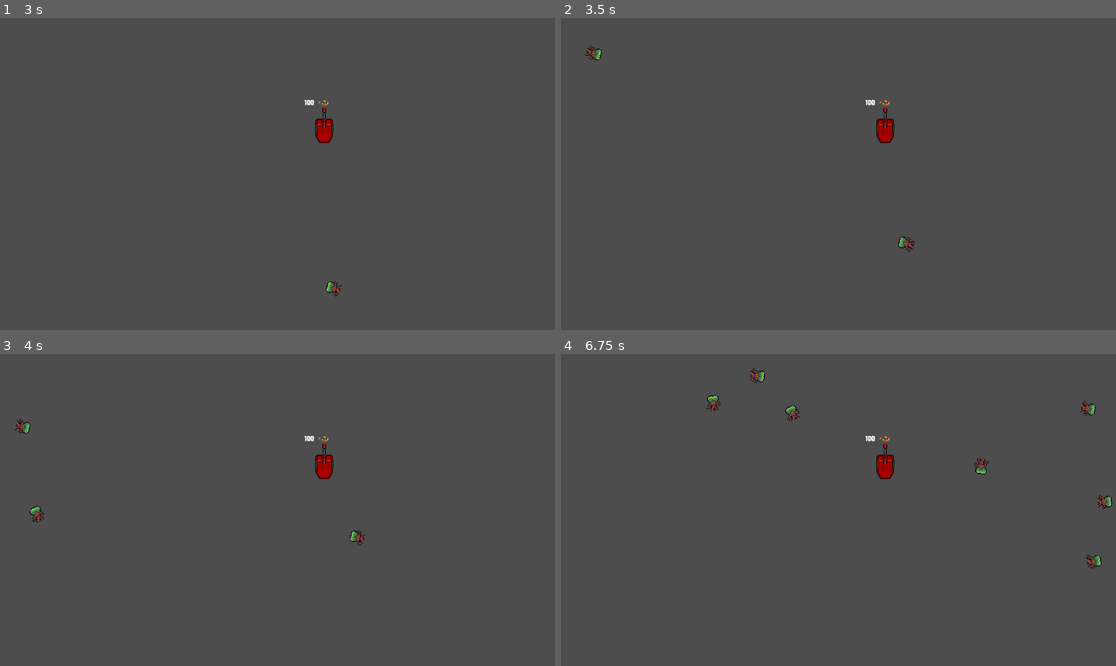
Above: before the commit, frames 1-4 (two rows, left to right).
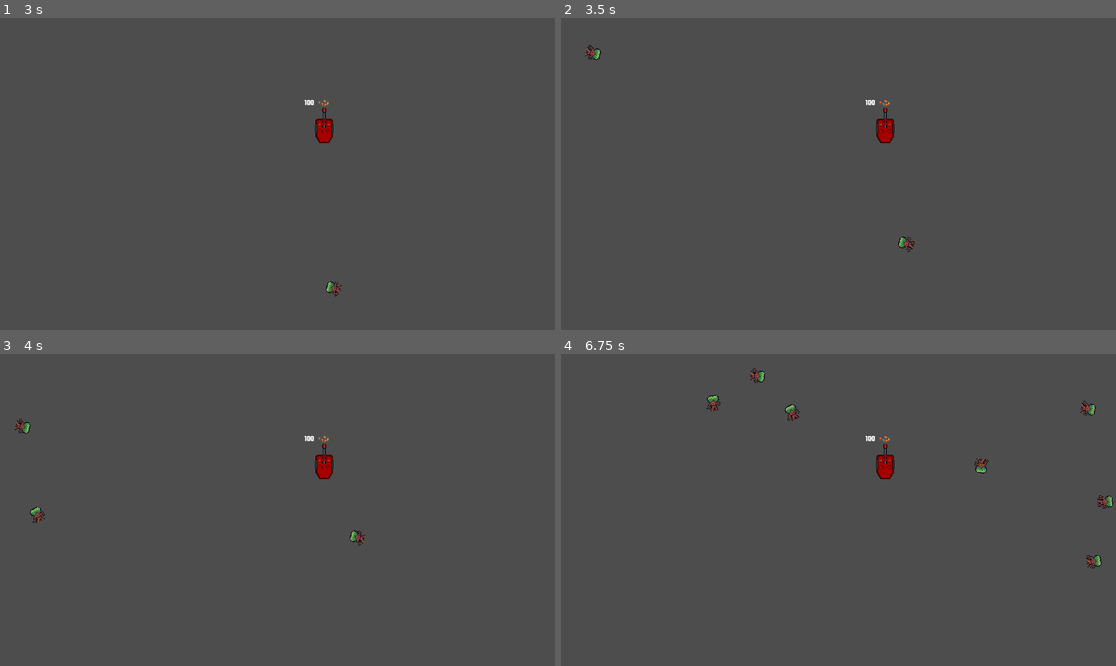
Above: after the commit, the same moments.

Repository: lewis785/ludum-dare-53
Game: Godot game, scene res://scenes/davids_scene.tscn
The game is run twice, just before and just after one commit, with the same random seed, the same clock (stepped at 60 frames per second) and the same inputs. This scene is started directly instead of the project's main scene.
Inputs:
- Up to frame 1 (3 s): tap Enter at 0.5, 2 s; hold Right (ui_right) 0.53-1.28 s; tap Space at 1.25, 2.75 s; hold Left (ui_left) 1.28-2.03 s; hold Right (ui_right) from 2.03 s (still down)
- Up to frame 2 (3.5 s): keep holding Right (ui_right)
- Up to frame 3 (4 s): release Right (ui_right) at 3.53 s; hold Left (ui_left) from 3.53 s (still down)
- Up to frame 4 (6.75 s): release Left (ui_left) at 5.78 s; hold Right (ui_right) from 5.78 s (still down)

Frame 1 is identical in both runs. In frame 2, less than 0.1% of the frame differs, in the area x 4-8%, y 8-14%; in frame 3, less than 0.1%; in frame 4, 0.2%, in the area x 34-100%, y 4-50%.

Commit message:
add damage and health increasing over time

Diff:
--- a/scenes/enemy/enemy.gd
+++ b/scenes/enemy/enemy.gd
@@ -1,5 +1,6 @@
 extends RigidBody2D
 
+@export var level : int = 1
 @export var health : int
 @export var damage : int
 
@@ -8,9 +9,23 @@
 	var mob_types : PackedStringArray = $AnimatedSprite2D.sprite_frames.get_animation_names()
 	$AnimatedSprite2D.play(mob_types[randi() % mob_types.size()])
 
+	health = level
+	damage = level
+
+
+func set_level(level) -> void:
+	self.level = level
+	self.health = level
+	self.damage = level
+
+	print(self.level)
 
 # Called every frame. 'delta' is the elapsed time since the previous frame.
 func _process(_delta):
+	if health <= 0:
+		queue_free()
+		return
+
 	var targets : Array[Marker2D] = find_targets()
 	if len(targets) == 0 :
 		return
--- a/scenes/enemy/enemy.tscn
+++ b/scenes/enemy/enemy.tscn
@@ -120,7 +120,7 @@
 scale = Vector2(2, 2)
 sprite_frames = SubResource("SpriteFrames_jw21e")
 animation = &"walk"
-frame_progress = 0.981613
+frame_progress = 0.289138
 
 [node name="CollisionShape2D" type="CollisionShape2D" parent="."]
 light_mask = 0
--- a/scenes/enemy/spawn.gd
+++ b/scenes/enemy/spawn.gd
@@ -1,6 +1,7 @@
 extends Node2D
 
-@export var enemy_scene: PackedScene
+@export var level : int = 1
+@export var enemy_scene : PackedScene
 var score
 
 # Called when the node enters the scene tree for the first time.
@@ -37,6 +38,10 @@
 	var velocity = Vector2(randf_range(150.0, 250.0), 0.0)
 	enemy.linear_velocity = velocity.rotated(direction)
 
+	# Set enemy health and damage scaled by time
+	self.level += 1
+	enemy.set_level(self.level)
+
 	# Spawn the enemy by adding it to the Main scene.
 	add_child(enemy)
 
